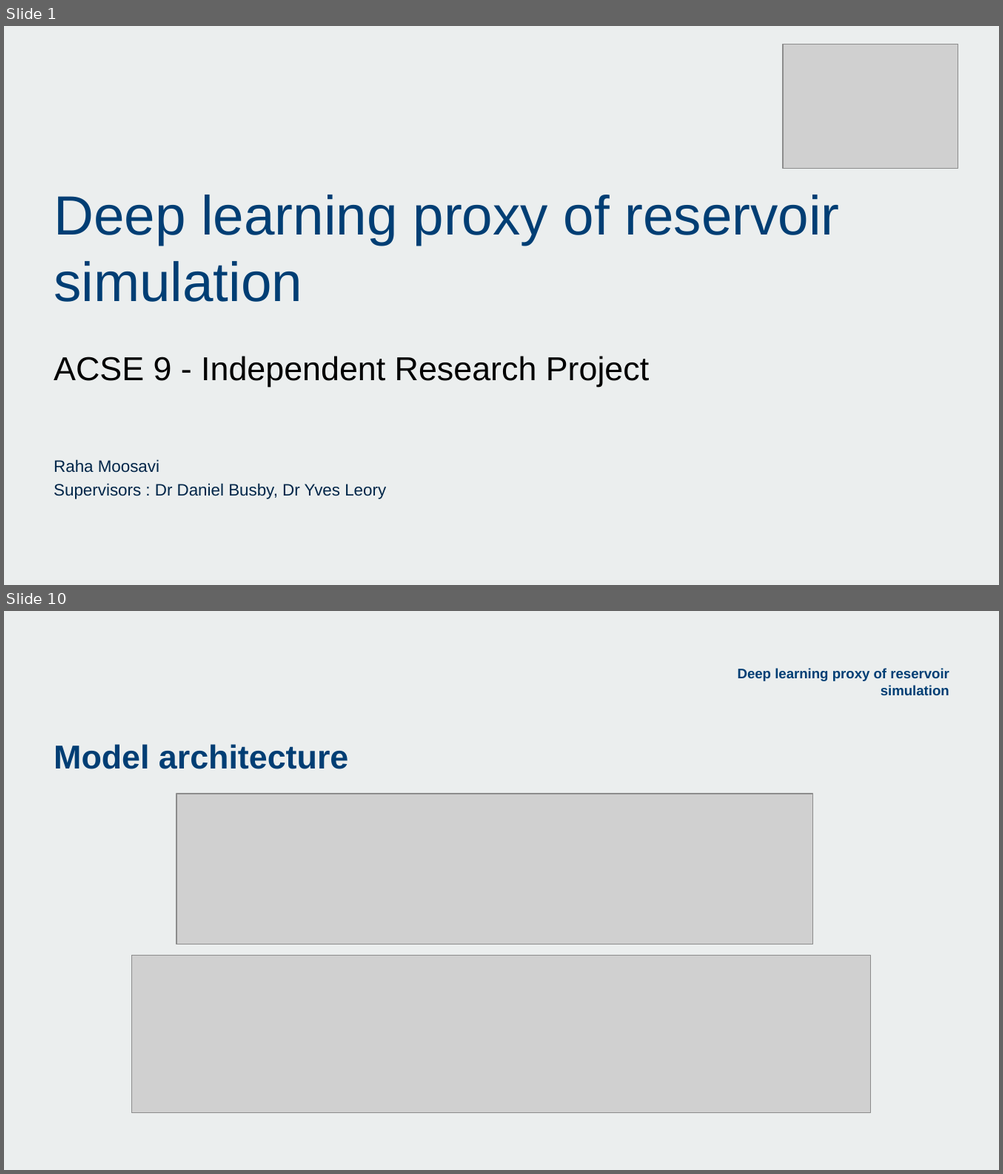
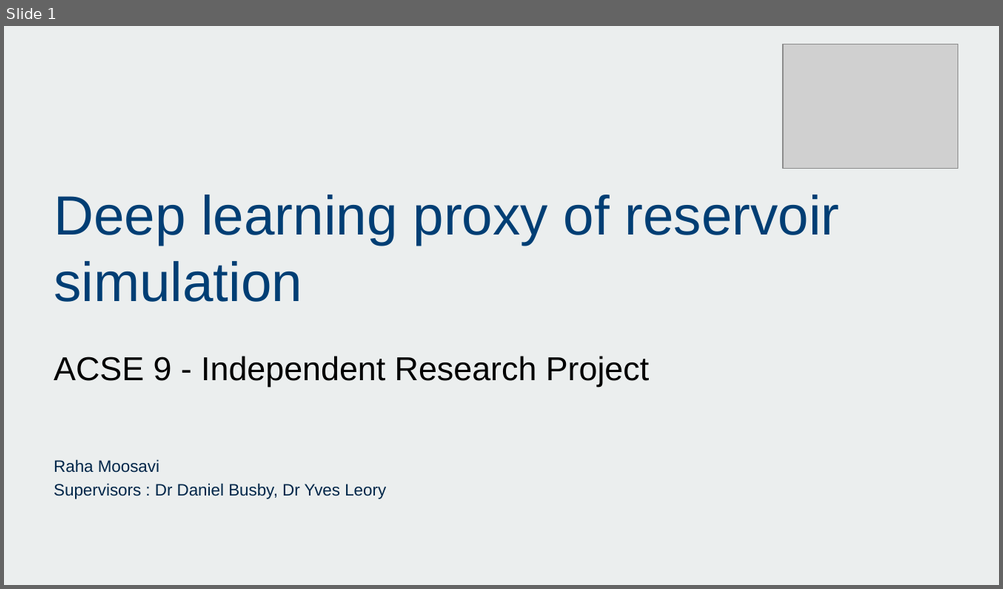
Before and after one commit to acse-srm3018/DeeplearningProxy, a slide deck: RahaMoosavi_presentation_ACSE9.pptx. Shown one above the other, each under a label of ours: slides 1 and 10 before the commit, slide 1 after it; the slides between them are not shown. The pictures are 1003x1174 and 1003x589 pixels, drawn with LibreOffice and Linux fonts; fonts in the diff are those of the drawing; grey boxes stand for pictures; background and template pictures are left out. Boxes give left, top, right and bottom in pixels: in the first picture for what was removed or moved away, otherwise in the second. Text is boxed around its words. In the diff, an @@ line names an element or a change of style, - is before the commit and + after.

```diff
--- a/RahaMoosavi_presentation_ACSE9.pptx
+++ b/RahaMoosavi_presentation_ACSE9.pptx
@@ slide 10 removed at box(4, 611, 999, 1170), background picture (left out) @@
@@ text removed at box(737, 668, 949, 695) @@
-Deep learning proxy of reservoir simulation
@@ title removed at box(54, 744, 348, 769) @@
-Model architecture
@@ picture removed at box(176, 794, 813, 945) @@
@@ picture removed at box(131, 955, 871, 1113) @@
```
Also in this commit, not shown: 12 slides changed, 2 other slides removed.
